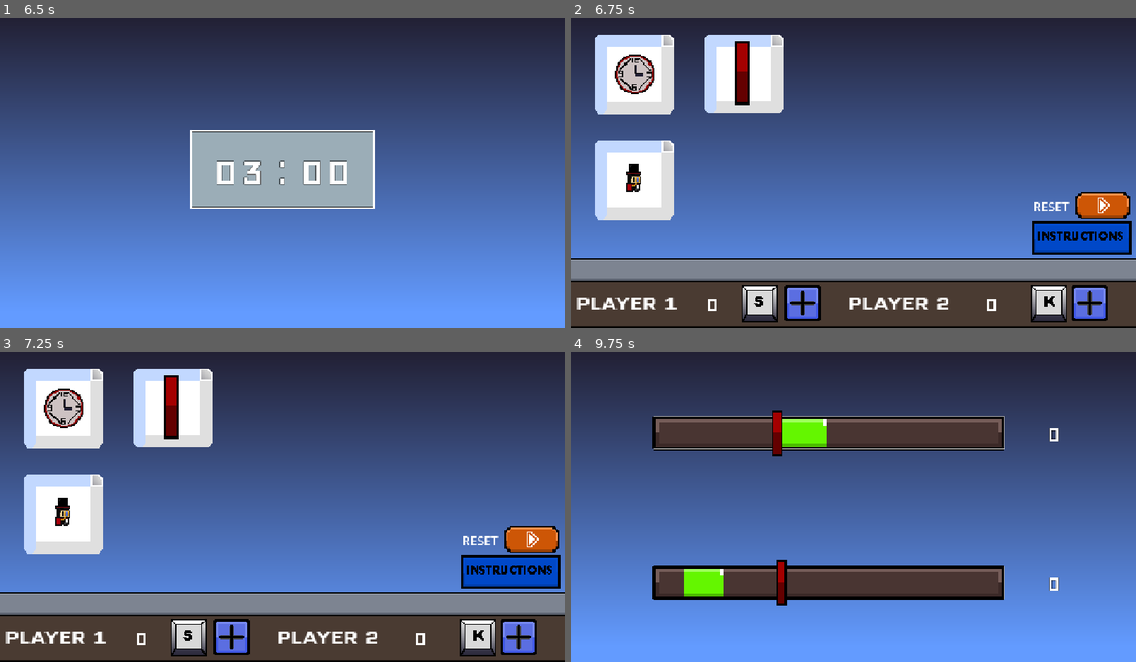
Above: before the commit, frames 1-4 (two rows, left to right).
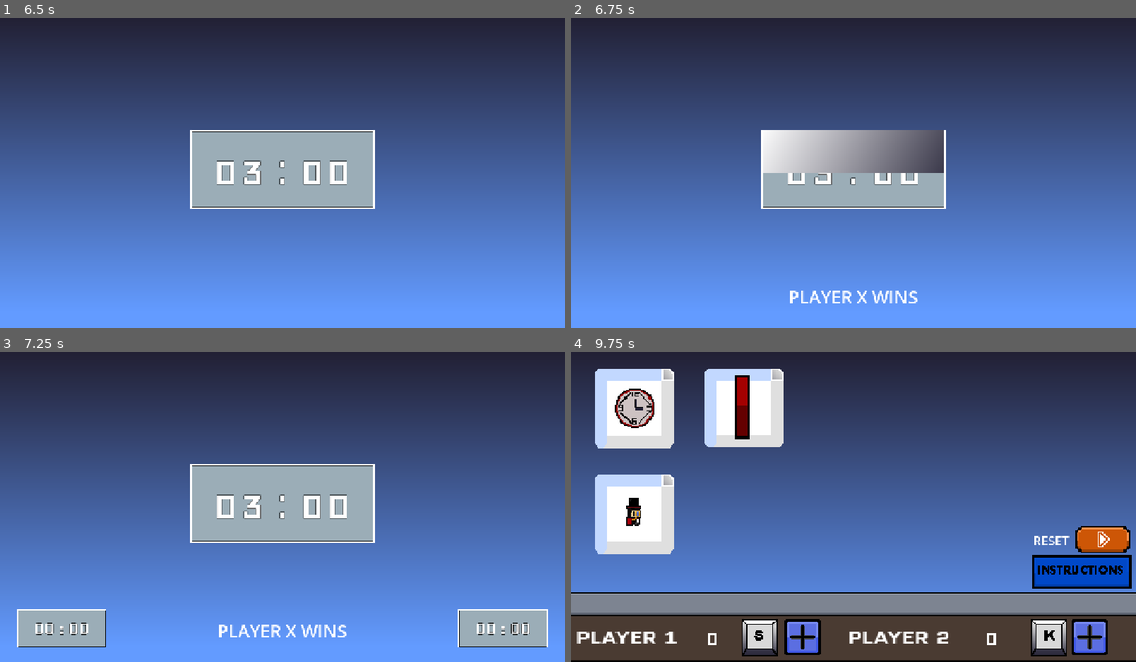
Above: after the commit, the same moments.

Repository: d3V-E/Split
Game: Godot game, scene res://scenes/main_game.tscn
Same seed, same stepped clock (60 frames per second), same inputs: the game is played once before the commit and once after it.
Inputs (mouse positions are in pixels of both pictures, inside the frame that each line leads up to):
- Up to frame 1 (6.5 s): click (62, 73) at 0.5 s; tap Enter at 1.25, 3.5, 5 s; move the mouse to (406, 154) at 1.27 s; hold Right 1.28-2.03 s; hold S (Player 1) 1.28-2.03 s; click (406, 154) at 1.42 s; tap K (Player 2) at 1.55, 2.1, 3.05, 3.6, 6.05 s; tap Space at 2, 4.25, 5.75 s; move the mouse to (169, 185) at 2.02 s; hold Down 2.03-2.78 s; tap S (Player 1) at 2.3, 3.8, 5.3 s; move the mouse to (339, 98) at 2.77 s; hold Right 2.78-3.53 s; hold S (Player 1) 2.78-3.53 s; move the mouse to (254, 231) at 3.52 s; hold Up 3.53-4.28 s; click (254, 231) at 3.67 s; move the mouse to (452, 216) at 4.27 s; hold K (Player 2) 4.28-5.03 s; hold Left 4.28-5.78 s; tap Alt at 4.35 s; move the mouse to (113, 123) at 5.02 s; tap Shift at 5.1 s; move the mouse to (310, 169) at 5.77 s; hold Down from 5.78 s (still down); hold S (Player 1) from 5.78 s (still down); click (310, 169) at 5.92 s
- Up to frame 2 (6.75 s): move the mouse to (768, 89) at 6.52 s; release Down at 6.53 s; release S (Player 1) at 6.53 s; hold Right from 6.53 s (still down); tap K (Player 2) at 6.6 s
- Up to frame 3 (7.25 s): keep holding Right; tap S (Player 1) at 6.8 s
- Up to frame 4 (9.75 s): release Right at 7.25 s; click (1079, 572) at 7.27 s; click (599, 634) at 8.02 s; click (746, 407) at 8.77 s; move the mouse to (977, 488) at 9.52 s; hold Up from 9.53 s (still down); hold S (Player 1) from 9.53 s (still down)

Frame 1 is identical in both runs. In frame 2, 44% of the frame differs, in the area x 0-100%, y 5-100%; in frame 3, 44%; in frame 4, 47%.

Commit message:
Update 8

Diff:
--- a/scenes/instructions.tscn
+++ b/scenes/instructions.tscn
@@ -39,14 +39,19 @@
 anchor_top = 0.5
 anchor_bottom = 0.5
 offset_left = 23.0
-offset_top = -20.0
+offset_top = -51.0
 offset_right = 1258.0
-offset_bottom = 223.0
+offset_bottom = 231.0
 grow_vertical = 2
 theme_override_font_sizes/normal_font_size = 24
 text = "This is the instructions page which will explain the games in detail
 To go to the next page click on the next arrow
-To go back a page or to the game click the previous arrow"
+To go back a page or to the game click the previous arrow
+After winning a game wait 3 seconds for it to redirect you back to the main page
+
+Controls
+Player 1 = S
+Player 2 = K"
 
 [node name="Header" type="RichTextLabel" parent="Canvas" unique_id=506669053]
 offset_left = 14.0
--- a/scenes/line_click.tscn
+++ b/scenes/line_click.tscn
@@ -69,3 +69,20 @@
 text = "0"
 horizontal_alignment = 1
 vertical_alignment = 1
+
+[node name="Winner" type="RichTextLabel" parent="Line Canvas" unique_id=661835143]
+anchors_preset = 8
+anchor_left = 0.5
+anchor_top = 0.5
+anchor_right = 0.5
+anchor_bottom = 0.5
+offset_left = -219.0
+offset_top = -70.5
+offset_right = 223.0
+offset_bottom = 70.5
+grow_horizontal = 2
+grow_vertical = 2
+theme_override_font_sizes/normal_font_size = 40
+text = "PLAYER X WINS"
+horizontal_alignment = 1
+vertical_alignment = 1
--- a/scenes/quick_draw.tscn
+++ b/scenes/quick_draw.tscn
@@ -538,3 +538,21 @@
 [node name="Anim" type="AnimationPlayer" parent="Canvas" unique_id=1302233658]
 root_node = NodePath("../Player 1 charecter")
 libraries/ = SubResource("AnimationLibrary_jlash")
+
+[node name="Winner" type="RichTextLabel" parent="Canvas" unique_id=2099264544]
+z_index = 6
+anchors_preset = 7
+anchor_left = 0.5
+anchor_top = 1.0
+anchor_right = 0.5
+anchor_bottom = 1.0
+offset_left = -204.5
+offset_top = -100.0
+offset_right = 204.5
+offset_bottom = -7.0
+grow_horizontal = 2
+grow_vertical = 0
+theme_override_font_sizes/normal_font_size = 40
+text = "PLAYER X WINS"
+horizontal_alignment = 1
+vertical_alignment = 1
--- /dev/null
+++ b/scenes/spam.tscn
@@ -0,0 +1,19 @@
+[gd_scene format=3 uid="uid://cekkiqkt1b1m1"]
+
+[ext_resource type="Script" uid="uid://b36ytqpfsxqoe" path="res://scripts/spam.gd" id="1_fl7lg"]
+[ext_resource type="Texture2D" uid="uid://ky8t730uvc8k" path="res://assets/Main Background.png" id="2_76728"]
+
+[node name="Spam" type="Node2D" unique_id=241948130]
+script = ExtResource("1_fl7lg")
+
+[node name="Canvas" type="CanvasLayer" parent="." unique_id=2082806276]
+
+[node name="MainBackground" type="Sprite2D" parent="Canvas" unique_id=1594338785]
+position = Vector2(640, 360)
+texture = ExtResource("2_76728")
+
+[node name="Timer" type="Timer" parent="Canvas" unique_id=672422587]
+wait_time = 60.0
+one_shot = true
+
+[connection signal="timeout" from="Canvas/Timer" to="." method="_on_timer_timeout"]
--- a/scenes/timer_game.tscn
+++ b/scenes/timer_game.tscn
@@ -205,4 +205,21 @@
 [node name="Finish Animation" type="AnimationPlayer" parent="Timer Game Canvas" unique_id=2133369204]
 libraries/ = SubResource("AnimationLibrary_366lb")
 
+[node name="Winner" type="RichTextLabel" parent="Timer Game Canvas" unique_id=1223943355]
+anchors_preset = 7
+anchor_left = 0.5
+anchor_top = 1.0
+anchor_right = 0.5
+anchor_bottom = 1.0
+offset_left = -225.0
+offset_top = -136.00537
+offset_right = 225.0
+offset_bottom = -5.0
+grow_horizontal = 2
+grow_vertical = 0
+theme_override_font_sizes/normal_font_size = 40
+text = "PLAYER X WINS"
+horizontal_alignment = 1
+vertical_alignment = 1
+
 [connection signal="timeout" from="Timer Game Canvas/Timer/Timer Check" to="." method="_on_timer_check_timeout"]
--- a/scripts/instructions.gd
+++ b/scripts/instructions.gd
@@ -79,6 +79,7 @@
 	$Canvas/Info.text = "This is the instructions page which will explain the games in detail
 To go to the next page click on the next arrow
 To go back a page or to the game click the previous arrow
+After winning a game wait 3 seconds for it to redirect you back to the main page
 
 Controls
 Player 1 = S
--- a/scripts/line_click.gd
+++ b/scripts/line_click.gd
@@ -10,7 +10,7 @@
 @onready var gr2 = $"Line Canvas/Player 2/GreenIndicator2"
 @onready var needle2 = $"Line Canvas/P2 Line"
 
-
+@onready var header = $"Line Canvas/Winner"
 
 var player1 = 0
 var player2 = 0
@@ -20,6 +20,7 @@
 var width = 200
 
 func _ready():
+	header.visible = false
 	$"Line Canvas/P1 Score".text = str(player1)
 	$"Line Canvas/P2 Score".text = str(player2)
 	resetm1m2()
@@ -62,8 +63,14 @@
 			resetmark2()
 
 	if player1 >= 5:
+		$"Line Canvas/Winner".text = "PLAYER 1 WINS"
+		header.visible = true
+		await get_tree().create_timer(3).timeout
 		get_tree().change_scene_to_file("res://scenes/main_game.tscn")
 	if player2 >= 5:
+		$"Line Canvas/Winner".text = "PLAYER 2 WINS"
+		header.visible = true
+		await get_tree().create_timer(3).timeout
 		get_tree().change_scene_to_file("res://scenes/main_game.tscn")
 
 
--- a/scripts/quick_draw.gd
+++ b/scripts/quick_draw.gd
@@ -5,12 +5,13 @@
 @onready var bullet2 = $"Canvas/Bullet 2"
 @onready var anim = $Canvas/Anim
 @onready var textvisible = $Canvas/Counter
-
+@onready var header = $Canvas/Winner
 
 var fired = false
 var drawallow = false
 
 func _ready():
+	header.visible = false
 	textvisible.visible = true
 	bullet1.visible = false
 	bullet2.visible = false
@@ -32,10 +33,16 @@
 		fired = true
 		bullet2.visible = false
 		anim.play("P1")
+		$Canvas/Winner.text = "PLAYER 1 WINS"
+		header.visible = true
+		await get_tree().create_timer(3).timeout
 		get_tree().change_scene_to_file("res://scenes/main_game.tscn")
 	if event.is_action_pressed("Player 2") and fired == false and drawallow == true:
 		bullet2.visible = true
 		fired = true
 		bullet1.visible = false
 		anim.play("P2")
+		$Canvas/Winner.text = "PLAYER 2 WINS"
+		header.visible = true
+		await get_tree().create_timer(3).timeout
 		get_tree().change_scene_to_file("res://scenes/main_game.tscn")
--- /dev/null
+++ b/scripts/spam.gd
@@ -0,0 +1,27 @@
+extends Node2D
+
+@onready var timer:Timer = $Canvas/Timer
+
+var p1click = 0
+var p2click = 0
+var clickallow = false
+
+func _ready():
+	clickallow = false
+	await get_tree().create_timer(1).timeout
+	await get_tree().create_timer(1).timeout
+	await get_tree().create_timer(1).timeout
+	clickallow = true
+	timer.start()
+
+func _input(event: InputEvent):
+	if event.is_action_pressed("Player 1") and clickallow == true:
+		p1click += 1
+	if event.is_action_pressed("Player 2") and clickallow == true:
+		p2click += 1
+
+
+
+
+func _on_timer_timeout():
+	clickallow = false
--- a/scripts/timer_game.gd
+++ b/scripts/timer_game.gd
@@ -6,7 +6,7 @@
 @onready var timerunit = $"Timer Game Canvas/Timer"
 @onready var countdowntag = $"Timer Game Canvas/Background/Countdown"
 @onready var finisher = $"Timer Game Canvas/Finish Animation"
-
+@onready var header = $"Timer Game Canvas/Winner"
 
 var timestop = 0
 var timestopper = 0
@@ -19,6 +19,7 @@
 
 
 func _ready():
+	header.visible = false
 	finisher.play_backwards("Finish")
 	timerunit.visible = false
 	countdowntag.visible = true
@@ -70,9 +71,13 @@
 		if p1diff < p2diff:
 			$"Timer Game Canvas/Player1/Player1 Text".add_theme_color_override("font_outline_color" , Color.GREEN)
 			$"Timer Game Canvas/Player2/Player2 Text".add_theme_color_override("font_outline_color" , Color.RED)
+			$"Timer Game Canvas/Winner".text = "PLAYER 1 WINS"
 		elif p1diff > p2diff:
 			$"Timer Game Canvas/Player1/Player1 Text".add_theme_color_override("font_outline_color" , Color.RED)
 			$"Timer Game Canvas/Player2/Player2 Text".add_theme_color_override("font_outline_color" , Color.GREEN)
+			$"Timer Game Canvas/Winner".text = "PLAYER 2 WINS"
+		header.visible = true
+		await get_tree().create_timer(3).timeout
 		get_tree().change_scene_to_file("res://scenes/main_game.tscn")
 
 
Not shown, added: scripts/spam.gd.uid
